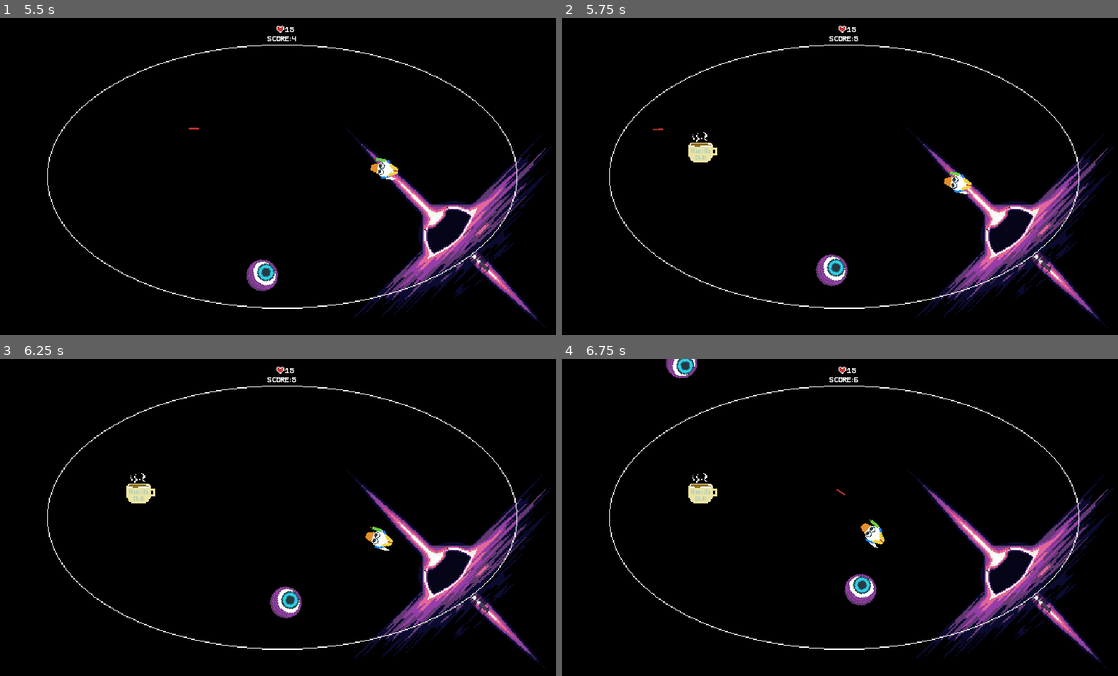
Above: before the commit, frames 1-4 (two rows, left to right).
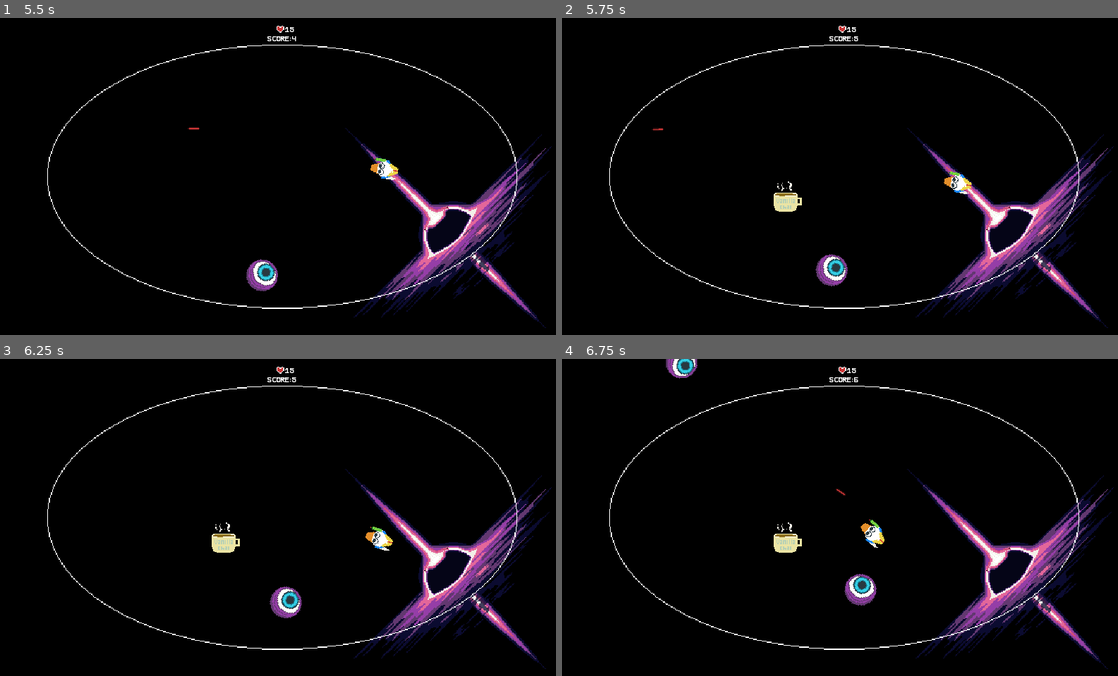
Above: after the commit, the same moments.

Repository: rocketCarlos/GalacticCrestedDuck
Game: Godot game, scene res://scenes/MainScene/main_scene.tscn
Two runs of this game, one before a commit and one after it. Both use one fixed random seed, a clock stepped at 60 frames per second and the inputs below. Sound files missing from this copy of the repository are replaced by a short silence.
Inputs (mouse positions are in pixels of both pictures, inside the frame that each line leads up to):
- Up to frame 1 (5.5 s): click "Game over! Try again?" at 0.5 s; tap Enter at 1.25 s; move the mouse to (405, 160) at 1.27 s; hold Right mouse button (Accelerate) 1.28-2.03 s; move the mouse to (166, 192) at 2.02 s; click (166, 192) at 2.1 s; move the mouse to (339, 106) at 2.77 s; hold Right mouse button (Accelerate) 2.78-3.53 s; move the mouse to (255, 239) at 3.52 s; click (255, 239) at 3.6 s; move the mouse to (450, 224) at 4.27 s; hold Right mouse button (Accelerate) 4.28-5.03 s; move the mouse to (111, 128) at 5.02 s; click (111, 128) at 5.1 s
- Up to frame 2 (5.75 s): no input
- Up to frame 3 (6.25 s): move the mouse to (311, 517) at 5.77 s; hold Right mouse button (Accelerate) from 5.78 s (still down)
- Up to frame 4 (6.75 s): move the mouse to (762, 438) at 6.52 s; release Right mouse button (Accelerate) at 6.53 s; click (762, 438) at 6.6 s

Frame 1 is identical in both runs. In frame 2, 0.6% of the frame differs, in the area x 22-44%, y 36-62%; in frame 3, 0.6%; in frame 4, 0.6%.

Commit message:
fixed item spawning positions

Diff:
--- a/globals/globals.gd
+++ b/globals/globals.gd
@@ -36,16 +36,20 @@
 
 	var x = lerp(0.0, point.x, randf())
 	var y = lerp(0.0, point.y, randf())
-	return Vector2(x, y) + (get_tree().root.size / 2.0)
+	# magic numbers are half the viewport size. Add them to offset the points towards the center
+	return Vector2(x, y) + Vector2(573.0, 326.0)
 
 # gets a point that is in the outline of the ellipse that apporoximates the playable area
 func get_outline_point_in_ellipse() -> Vector2:
+	# magic numbers are the semiaxis of the pseudoellipse collider
 	var ellipse_width = 964.0 / 2.0
 	var ellipse_height = 539.0 / 2.0
 
-	# get a random point in x
-	var x = randf_range(-ellipse_width, ellipse_width)
-	var y = sqrt((1.0 - (x*x)/(ellipse_width*ellipse_width)) * (ellipse_height*ellipse_height))
+	# get a random point in x axis
+	var x = randf_range(-ellipse_width+1.0, ellipse_width-1.0) # add 1 to avoid value 0 for the y
+	# get one of the possible y values (the positive one) using the ellpise formula
+	var y = (ellipse_height/ellipse_width)*sqrt(ellipse_width*ellipse_width - x*x)
+	# now, randomly select the other possible y value
 	if randf() > 0.5:
 		y = - y
 
--- a/scenes/MainScene/main_scene.gd
+++ b/scenes/MainScene/main_scene.gd
@@ -3,9 +3,9 @@
 '''
 Main scene
 
-Controlls the game flow:
+Controls the game flow:
 	- Game over: when the player loses all hp, the duck freezes (its state is DEAD), the spawn
-	system is freed (therefore, no more mobs spawn) and a text is shown along the play button
+	system is freed for mobs and items and a text is shown along the play button
 	- Restart: when the player presses the play button, the game (re)starts, meaning that the
 '''
 
@@ -17,7 +17,7 @@
 @onready var game_over_sfx = $GameOver
 #endregion
 
-
+# packed scenes scenes
 @export var spawn_system_scene: PackedScene
 @export var item_system_scene: PackedScene
 # reference to the scenes
@@ -32,6 +32,7 @@
 func _process(delta: float) -> void:
 	pass
 
+#region signal functions
 func _on_game_over() -> void:
 	spawn_system.queue_free()
 	spawn_system = null
@@ -62,3 +63,4 @@
 	play_sound.play()
 	await play_sound.finished
 	background_music.play()
+#endregion
